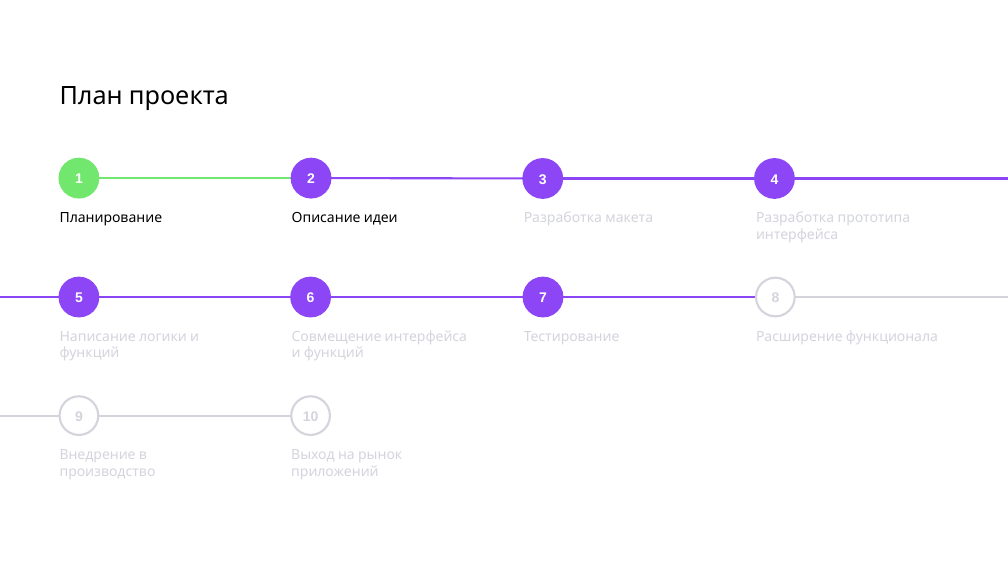
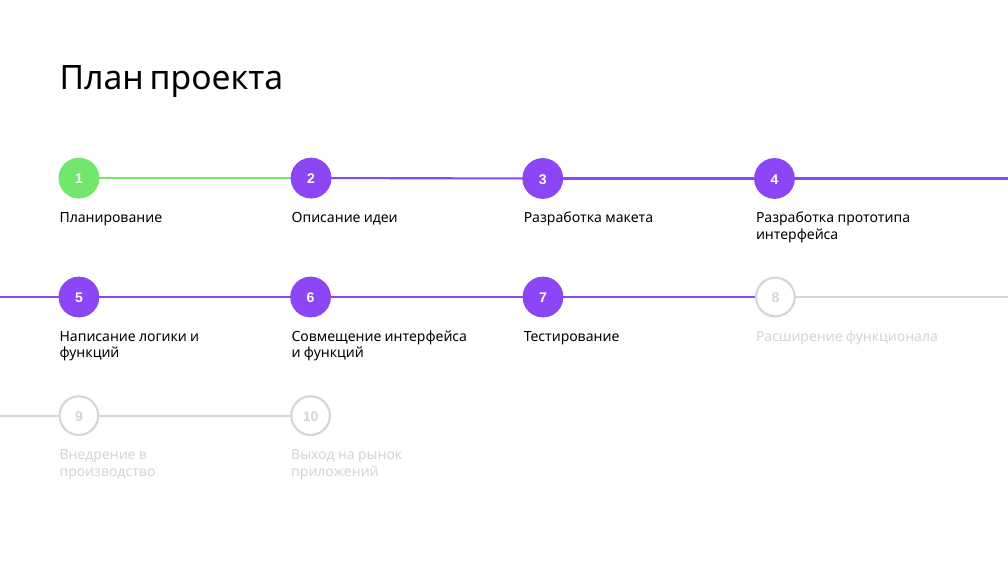
Before and after one commit to Denowsky/Diploma, a slide deck: slide 8 of Презентация.pptx (slide 7 before the commit). Drawn at 1008x567 pixels with LibreOffice and Linux fonts; fonts in the diff are those of the drawing; background and template pictures are left out. Boxes give left, top, right and bottom in pixels: in the first picture for what was removed or moved away, otherwise in the second. Text is boxed around its words. In the diff, an @@ line names an element or a change of style, - is before the commit and + after.

```diff
--- a/Презентация.pptx
+++ b/Презентация.pptx
@@ title "План проекта": place and size @@
-title "План проекта" at (60,86,229,110)
+title "План проекта" at (60,65,284,97)
@@ title "План проекта" at (60,65,284,97): size 18 to 24 pt @@
@@ text colour #D4D4DD to #000000 in 5 elements at (60,331,199,361), (292,330,467,361), (524,211,653,226), (524,331,620,345), (756,211,911,243) @@
```
Also in this commit, not shown: 7 other slides changed, 2 slides added, 2 slides removed.
